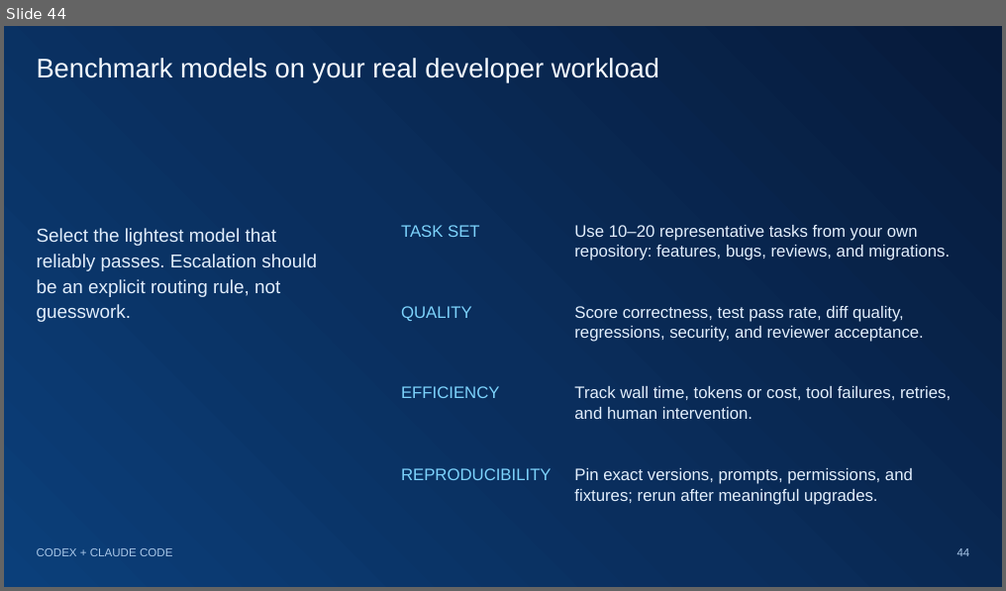
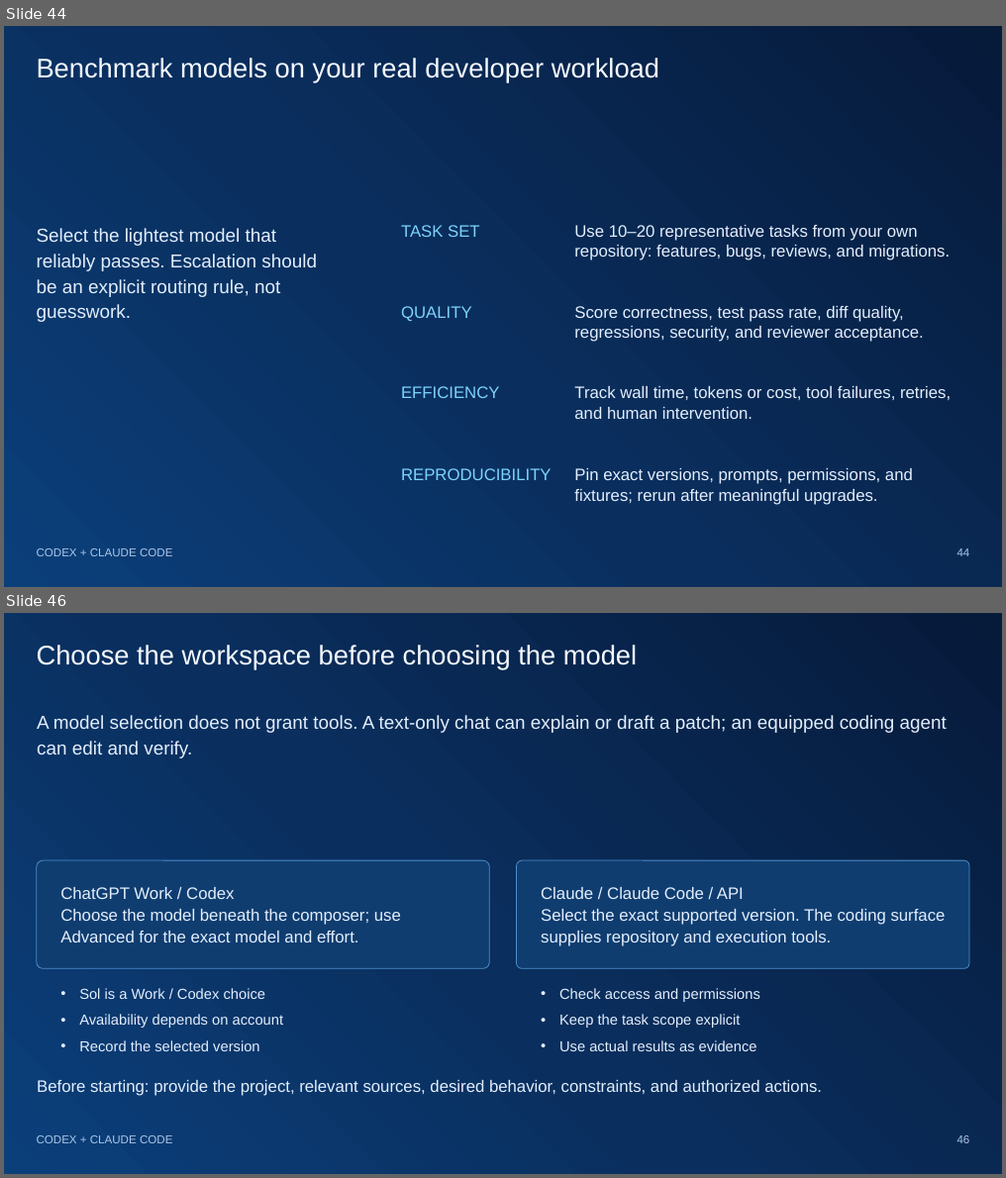
Before and after one commit to yonimillipro/codex-claude-senior-programmer-guide, a slide deck: presentation/Codex-and-Claude-Senior-Programmer-Guide-Updated-2026-10.pptx. Shown one above the other, each under a label of ours: slide 44 before the commit, slides 44 and 46 after it; the slides between them are not shown. The pictures are 1006x591 and 1006x1178 pixels, drawn with LibreOffice and Linux fonts; fonts in the diff are those of the drawing. Boxes give left, top, right and bottom in pixels: in the first picture for what was removed or moved away, otherwise in the second. Text is boxed around its words. In the diff, an @@ line names an element or a change of style, - is before the commit and + after.

Commit message:
Publish Version 2 model mastery and matching PowerPoint

```diff
--- a/presentation/Codex-and-Claude-Senior-Programmer-Guide-Updated-2026-10.pptx
+++ b/presentation/Codex-and-Claude-Senior-Programmer-Guide-Updated-2026-10.pptx
@@ slide 46 added at box(4, 613, 1002, 1174), background gradient #061A3A to #0A2E5D to #0B3F7A @@
@@ title added at box(37, 645, 637, 668), 26 pt, text #F6FAFF @@
+Choose the workspace before choosing the model
@@ text added at box(37, 715, 946, 759), 18 pt, text #E2EEFC @@
+A model selection does not grant tools. A text-only chat can explain or draft a patch; an equipped coding agent can edit and verify.
@@ rounded rectangle added at box(37, 861, 489, 968), fill #103D70, outline #4D8FCE 0.75 pt @@
@@ rounded rectangle added at box(517, 861, 969, 968), fill #103D70, outline #4D8FCE 0.75 pt @@
@@ text added at box(60, 887, 401, 943), 16 pt, text #E2EEFC @@
+ChatGPT Work / Codex
+Choose the model beneath the composer; use Advanced for the exact model and effort.
@@ text added at box(541, 887, 945, 947), 16 pt, text #E2EEFC @@
+Claude / Claude Code / API
+Select the exact supported version. The coding surface supplies repository and execution tools.
@@ text added at box(79, 988, 284, 1052), 14 pt, text #E2EEFC @@
+• Sol is a Work / Codex choice
+• Availability depends on account
+• Record the selected version
@@ text added at box(559, 988, 760, 1052), 14 pt, text #E2EEFC @@
+• Check access and permissions
+• Keep the task scope explicit
+• Use actual results as evidence
@@ text added at box(37, 1080, 822, 1096), 16 pt, text #E2EEFC @@
+Before starting: provide the project, relevant sources, desired behavior, constraints, and authorized actions.
@@ text added at box(37, 1136, 172, 1144), 11 pt, text #A9C7E8 @@
+CODEX + CLAUDE CODE
@@ page number added at box(957, 1136, 970, 1144), 11 pt, text #A9C7E8 @@
+46
```
Also in this commit, not shown: 3 slides changed, 11 other slides added, 5 other files.
